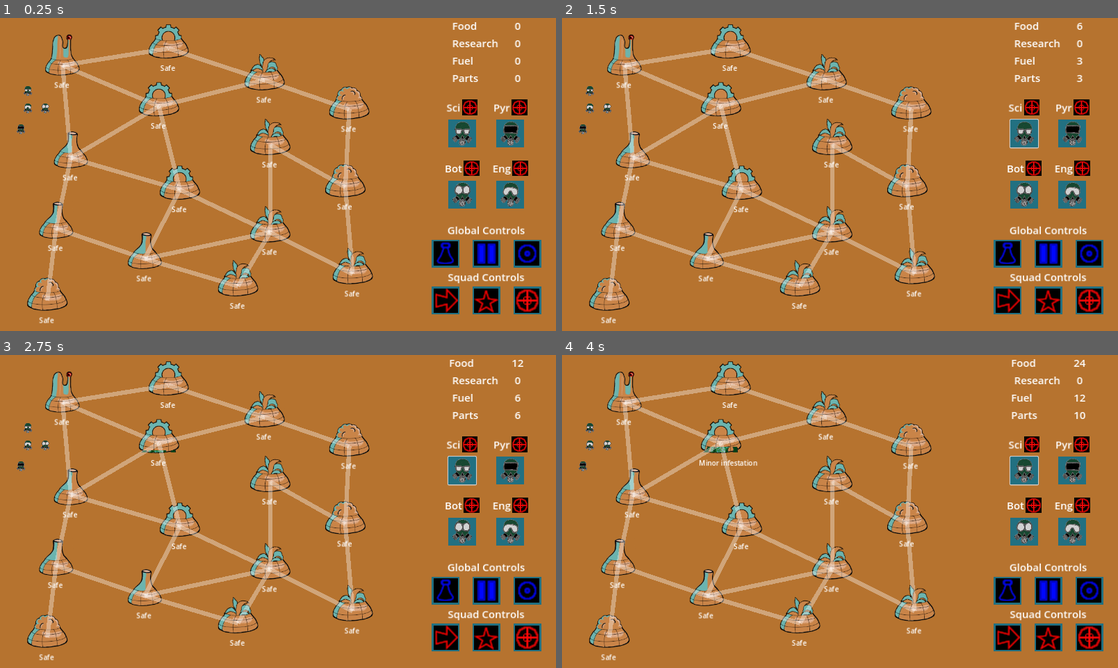
Above: before the commit, frames 1-4 (two rows, left to right).
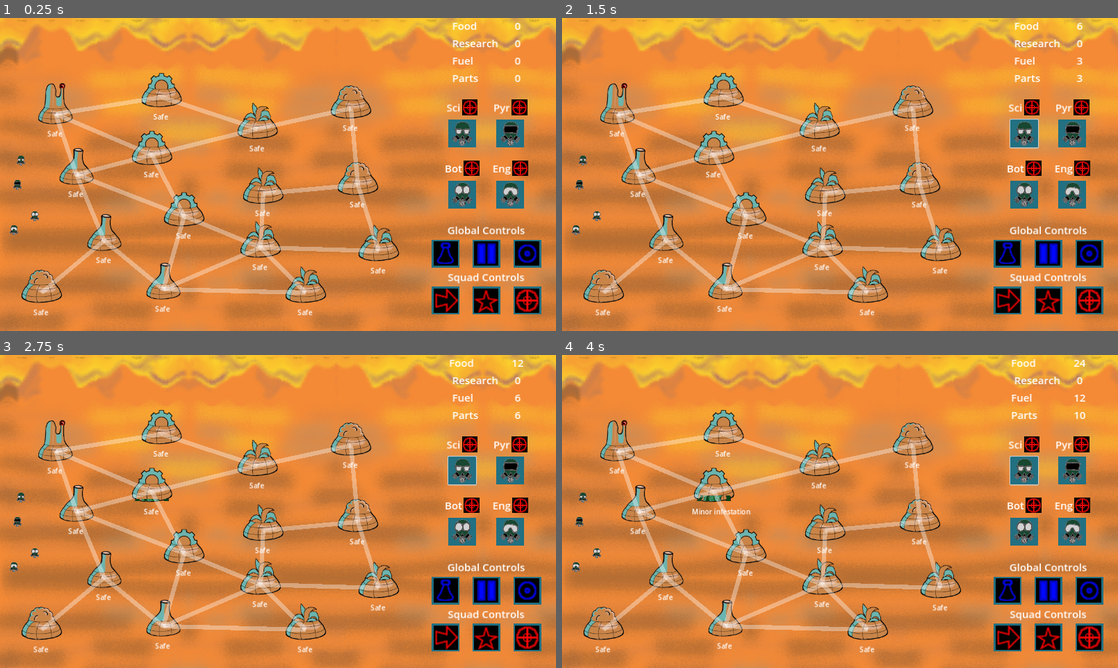
Above: after the commit, the same moments.

Repository: Aveli-games/contra-tentacula
Game: Godot game, scene res://main.tscn
Two runs of this game, one before a commit and one after it. Both use one fixed random seed, a clock stepped at 60 frames per second and the inputs below.
Inputs (mouse positions are in pixels of both pictures, inside the frame that each line leads up to):
- Up to frame 1 (0.25 s): no input
- Up to frame 2 (1.5 s): click (1023, 133) at 0.52 s; click (1023, 133) at 1.27 s
- Up to frame 3 (2.75 s): click (461, 470) at 2.02 s
- Up to frame 4 (4 s): move the mouse to (589, 426) at 2.77 s; click (589, 426) at 2.92 s; tap Enter at 3.5 s; move the mouse to (584, 467) at 3.52 s; click (584, 467) at 3.67 s

The runs differ from the first frame. In frame 1, 79% of the frame differs, in the area x 0-100%, y 0-100%; in frame 2, 79%; in frame 3, 79%; in frame 4, 79%.

Commit message:
Add background

Diff:
--- a/main.tscn
+++ b/main.tscn
@@ -1,21 +1,22 @@
-[gd_scene load_steps=6 format=3 uid="uid://dhkl3g2uli04h"]
+[gd_scene load_steps=7 format=3 uid="uid://dhkl3g2uli04h"]
 
 [ext_resource type="Script" path="res://main.gd" id="1_6j1u5"]
 [ext_resource type="PackedScene" uid="uid://dc3j5h50tp0m2" path="res://dome.tscn" id="1_o7dif"]
 [ext_resource type="Script" path="res://domes-toolscript.gd" id="2_b5cb1"]
 [ext_resource type="PackedScene" uid="uid://bj33uhw0gf724" path="res://squad.tscn" id="2_e070c"]
+[ext_resource type="Texture2D" uid="uid://bitcee4r05wwt" path="res://art/Background/SizedMarsLandscape.png" id="2_mx7vp"]
 [ext_resource type="PackedScene" uid="uid://1gp43cg7oef4" path="res://ui.tscn" id="4_6vko8"]
 
 [node name="Main" type="Node"]
 script = ExtResource("1_6j1u5")
 
-[node name="ColorRect" type="ColorRect" parent="."]
-offset_right = 1280.0
-offset_bottom = 720.0
-mouse_filter = 2
-color = Color(0.713726, 0.45098, 0.184314, 1)
+[node name="TextureRect" type="TextureRect" parent="."]
+offset_right = 40.0
+offset_bottom = 40.0
+texture = ExtResource("2_mx7vp")
 
 [node name="Domes" type="Node2D" parent="."]
+position = Vector2(-16, 112)
 script = ExtResource("2_b5cb1")
 metadata/_edit_group_ = true
 
@@ -29,19 +30,19 @@
 position = Vector2(388, 70)
 
 [node name="Dome4" parent="Domes" instance=ExtResource("1_o7dif")]
-position = Vector2(163, 322)
+position = Vector2(192, 248)
 
 [node name="Dome5" parent="Domes" instance=ExtResource("1_o7dif")]
-position = Vector2(414, 395)
+position = Vector2(440, 344)
 
 [node name="Dome6" parent="Domes" instance=ExtResource("1_o7dif")]
-position = Vector2(129, 484)
+position = Vector2(256, 400)
 
 [node name="Dome7" parent="Domes" instance=ExtResource("1_o7dif")]
-position = Vector2(333, 554)
+position = Vector2(392, 512)
 
 [node name="Dome8" parent="Domes" instance=ExtResource("1_o7dif")]
-position = Vector2(109, 650)
+position = Vector2(112, 520)
 
 [node name="Dome9" parent="Domes" instance=ExtResource("1_o7dif")]
 position = Vector2(609, 143)
@@ -50,32 +51,32 @@
 position = Vector2(622, 292)
 
 [node name="Dome11" parent="Domes" instance=ExtResource("1_o7dif")]
-position = Vector2(622, 493)
+position = Vector2(616, 416)
 
 [node name="Dome12" parent="Domes" instance=ExtResource("1_o7dif")]
-position = Vector2(548, 617)
+position = Vector2(720, 520)
 
 [node name="Dome13" parent="Domes" instance=ExtResource("1_o7dif")]
-position = Vector2(804, 210)
+position = Vector2(824, 96)
 
 [node name="Dome14" parent="Domes" instance=ExtResource("1_o7dif")]
-position = Vector2(795, 389)
+position = Vector2(840, 272)
 
 [node name="Dome15" parent="Domes" instance=ExtResource("1_o7dif")]
-position = Vector2(812, 589)
+position = Vector2(888, 424)
 
 [node name="Squads" type="Node2D" parent="."]
 
 [node name="Scientists" parent="Squads" instance=ExtResource("2_e070c")]
-position = Vector2(64, 168)
+position = Vector2(48, 328)
 
 [node name="Pyros" parent="Squads" instance=ExtResource("2_e070c")]
-position = Vector2(48, 256)
+position = Vector2(40, 384)
 
 [node name="Botanists" parent="Squads" instance=ExtResource("2_e070c")]
-position = Vector2(104, 208)
+position = Vector2(80, 456)
 
 [node name="Engineers" parent="Squads" instance=ExtResource("2_e070c")]
-position = Vector2(64, 208)
+position = Vector2(32, 488)
 
 [node name="UI" parent="." instance=ExtResource("4_6vko8")]
Not shown, added: art/Background/SizedMarsLandscape.png.import
